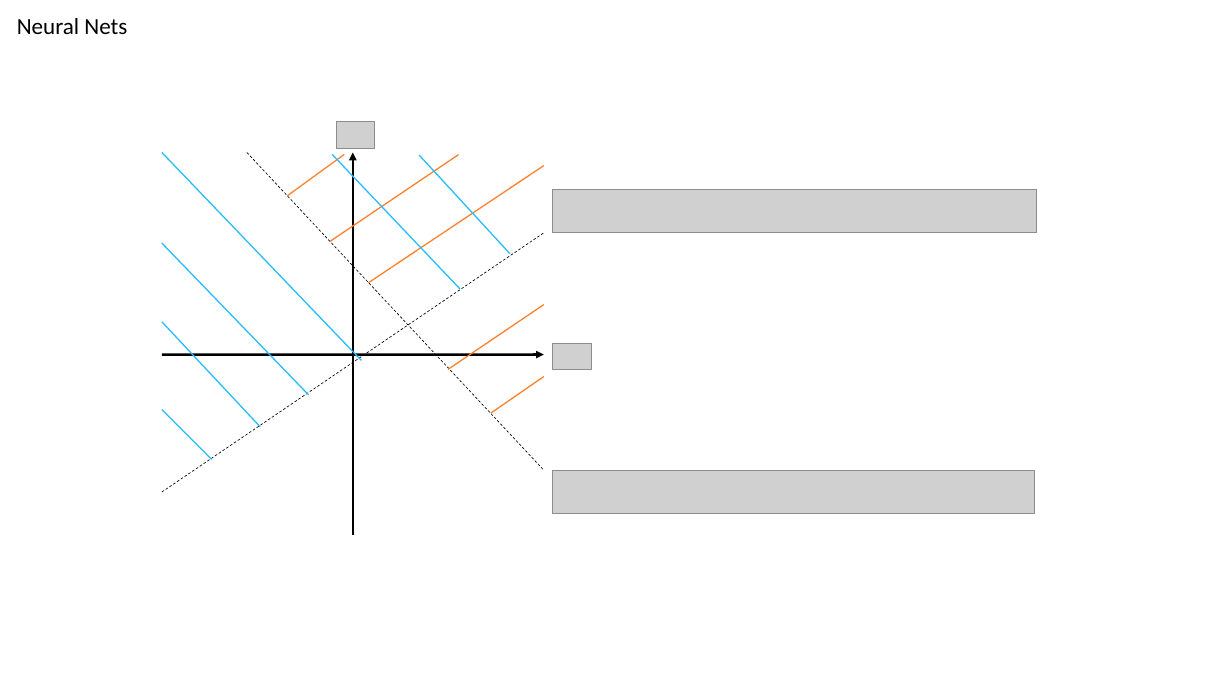
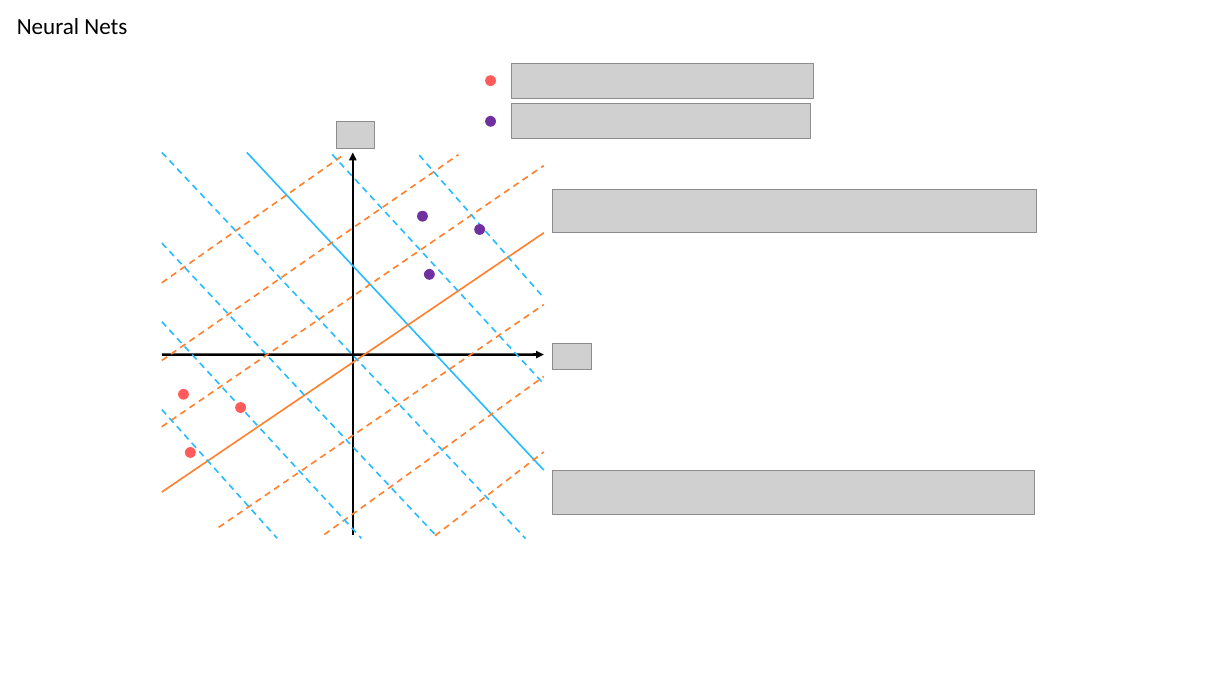
Before and after one commit to mhubii/masters_thesis, a slide deck: slide 13 of windows/masters_thesis_imgs.pptx. Drawn at 1232x693 pixels with LibreOffice and Linux fonts; fonts in the diff are those of the drawing; grey boxes stand for pictures. Boxes give left, top, right and bottom in pixels: in the first picture for what was removed or moved away, otherwise in the second. Text is boxed around its words. In the diff, an @@ line names an element or a change of style, - is before the commit and + after.

```diff
--- a/windows/masters_thesis_imgs.pptx
+++ b/windows/masters_thesis_imgs.pptx
@@ group added at (x1=178, y1=63, x2=813, y2=536): 8 ellipses, 2 pictures, 1 line @@
@@ line moved from (287, 196) - (345, 154) to (162, 283) - (345, 154) @@
@@ line (162, 283) - (345, 154): stroke #FF7F2B 1 pt to #FF7F2B 1.25 pt dashed @@
@@ line moved from (162, 152) - (361, 360) to (162, 152) - (526, 539) @@
@@ line (162, 152) - (526, 539): stroke #25BCFF 1 pt to #25BCFF 1.25 pt dashed @@
@@ line moved from (330, 241) - (458, 154) to (162, 360) - (458, 154) @@
@@ line (162, 360) - (458, 154): stroke #FF7F2B 1 pt to #FF7F2B 1.25 pt dashed @@
@@ line moved from (369, 283) - (544, 165) to (162, 427) - (544, 165) @@
@@ line (162, 427) - (544, 165): stroke #FF7F2B 1 pt to #FF7F2B 1.25 pt dashed @@
@@ line (247, 152) - (544, 470): stroke #000000 0.5 pt dashed to #25BCFF 1.25 pt @@
@@ line moved from (332, 154) - (460, 289) to (332, 154) - (544, 384) @@
@@ line (332, 154) - (544, 384): stroke #25BCFF 1 pt to #25BCFF 1.25 pt dashed @@
@@ line moved from (420, 155) - (510, 254) to (420, 155) - (544, 299) @@
@@ line (420, 155) - (544, 299): stroke #25BCFF 1 pt to #25BCFF 1.25 pt dashed @@
@@ line (162, 492) - (544, 233): stroke #000000 0.5 pt dashed to #FF7F2B 1.25 pt @@
@@ line moved from (162, 243) - (309, 395) to (162, 243) - (435, 534) @@
@@ line (162, 243) - (435, 534): stroke #25BCFF 1 pt to #25BCFF 1.25 pt dashed @@
@@ line moved from (162, 322) - (261, 427) to (162, 322) - (361, 539) @@
@@ line (162, 322) - (361, 539): stroke #25BCFF 1 pt to #25BCFF 1.25 pt dashed @@
@@ line moved from (448, 370) - (544, 305) to (219, 528) - (544, 305) @@
@@ line (219, 528) - (544, 305): stroke #FF7F2B 1 pt to #FF7F2B 1.25 pt dashed @@
@@ line moved from (491, 413) - (544, 376) to (324, 534) - (544, 376) @@
@@ line (324, 534) - (544, 376): stroke #FF7F2B 1 pt to #FF7F2B 1.25 pt dashed @@
@@ line moved from (162, 409) - (212, 459) to (162, 409) - (277, 539) @@
@@ line (162, 409) - (277, 539): stroke #25BCFF 1 pt to #25BCFF 1.25 pt dashed @@
```
Also in this commit, not shown: 1 other slide changed, 1 other file.
